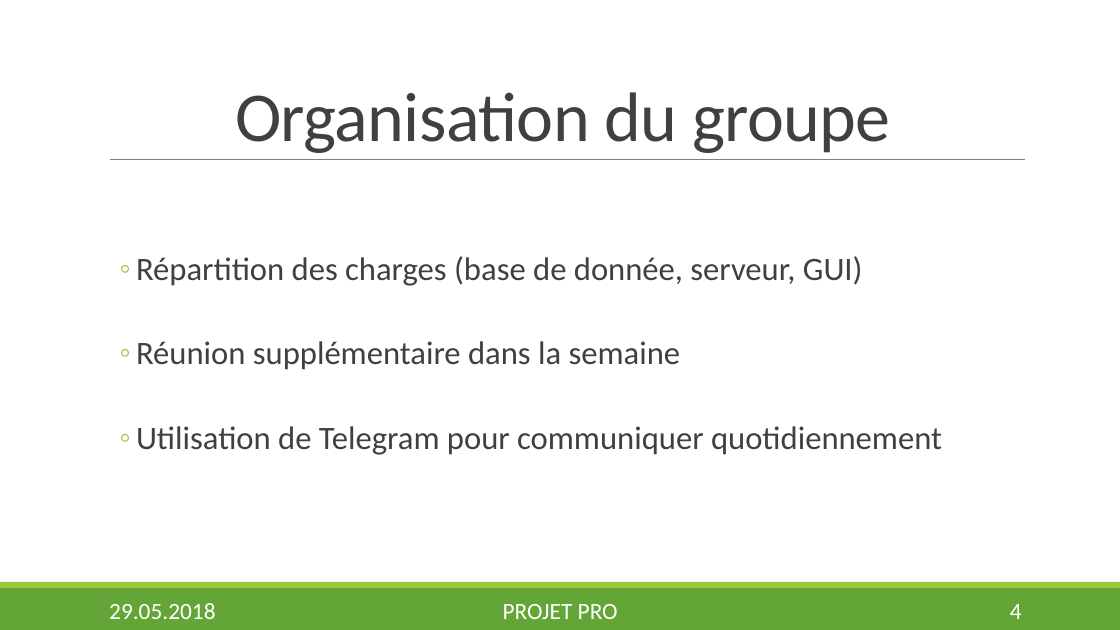
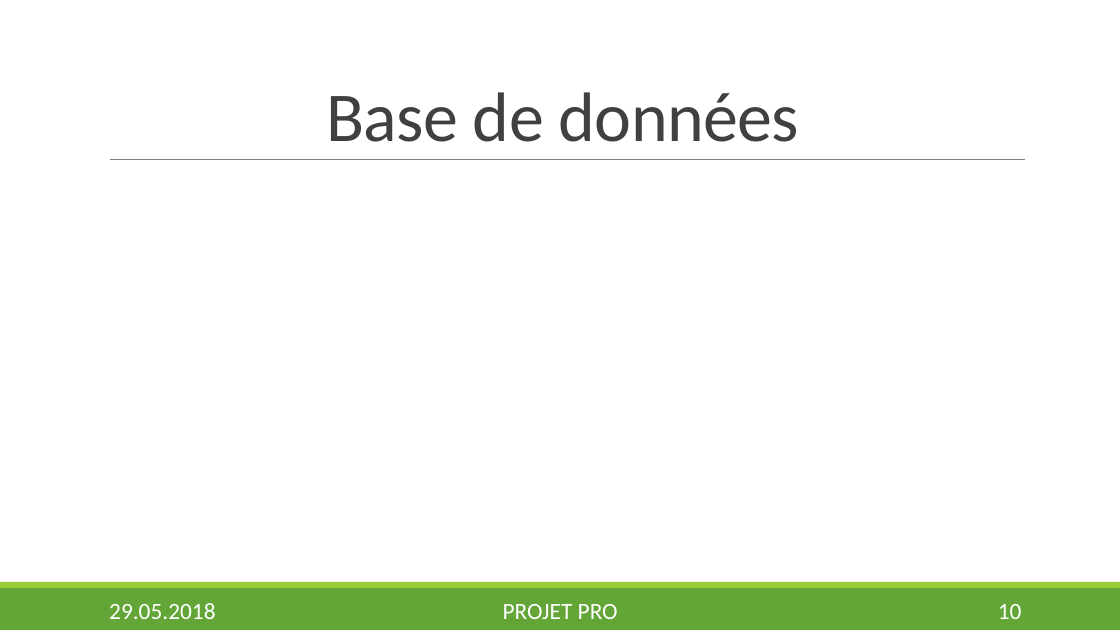
Before and after one commit to Nyahon/PRO, a slide deck: slide 10 of presentation/DaryllFinal.pptx (slide 4 before the commit). Drawn at 1120x630 pixels with LibreOffice and Linux fonts; fonts in the diff are those of the drawing; background and template pictures are left out. Boxes give left, top, right and bottom in pixels: in the first picture for what was removed or moved away, otherwise in the second. Text is boxed around its words. In the diff, an @@ line names an element or a change of style, - is before the commit and + after.

```diff
--- a/presentation/DaryllFinal.pptx
+++ b/presentation/DaryllFinal.pptx
@@ title at box(326, 92, 800, 142): text changed @@
-Organisation du groupe
+Base de données
@@ text removed at box(136, 256, 942, 455) @@
-  ◦ Répartition des charges (base de donnée, serveur, GUI)
-  ◦ Réunion supplémentaire dans la semaine
-  ◦ Utilisation de Telegram pour communiquer quotidiennement
@@ page number at box(998, 604, 1022, 619): text changed @@
-4
+10
```
Also in this commit, not shown: 7 other slides changed, 10 slides added, 1 other file.
